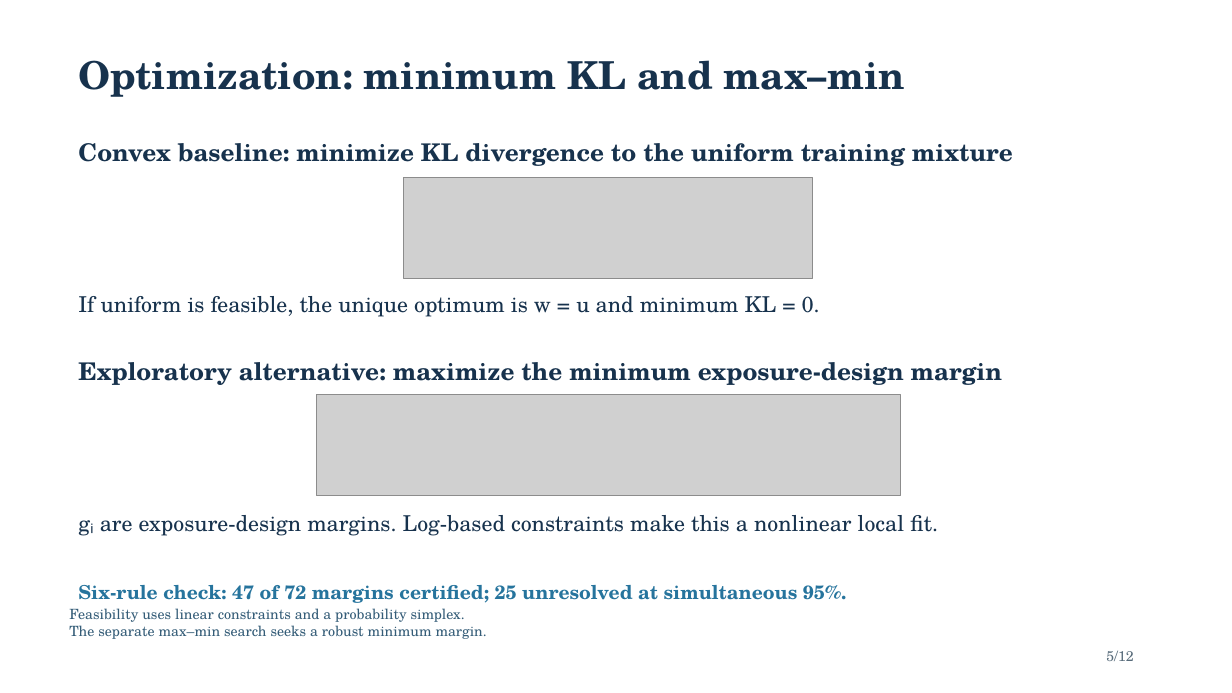
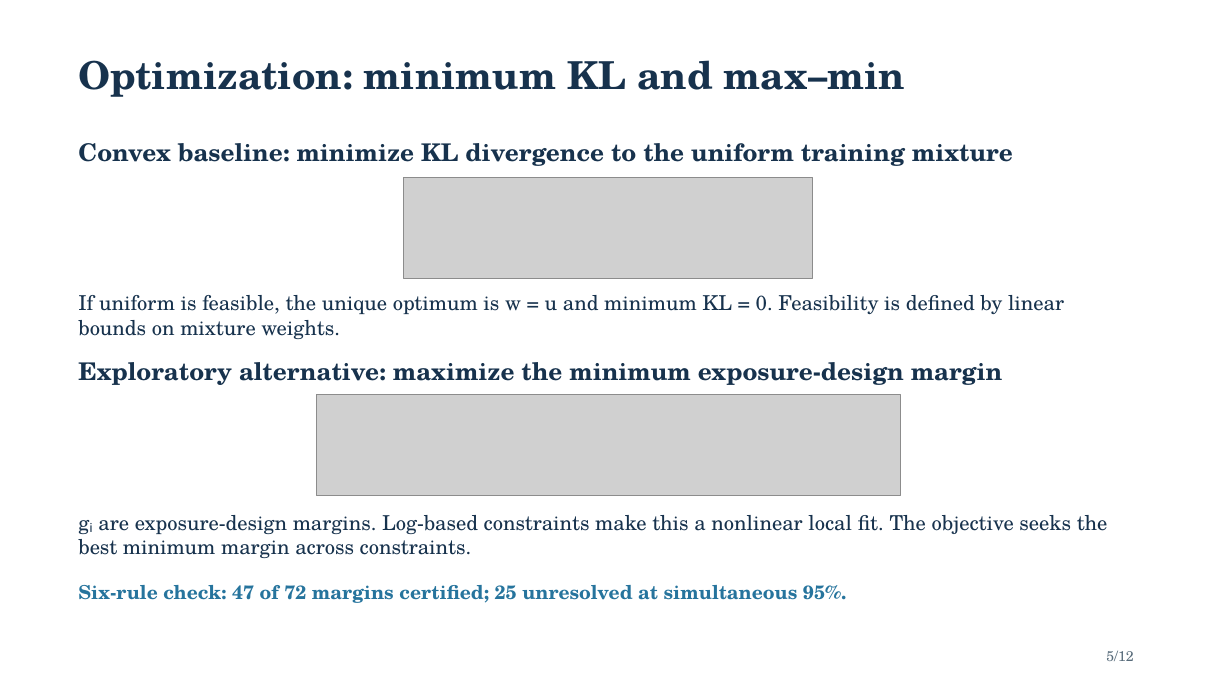
Before and after one commit to Space-Dev0/muadib, a slide deck: slide 5 of presentation/powerpoint/submission-final.pptx. Drawn at 1232x693 pixels with LibreOffice and Linux fonts; fonts in the diff are those of the drawing; grey boxes stand for pictures. Boxes give left, top, right and bottom in pixels: in the first picture for what was removed or moved away, otherwise in the second. Text is boxed around its words. In the diff, an @@ line names an element or a change of style, - is before the commit and + after.

```diff
--- a/presentation/powerpoint/submission-final.pptx
+++ b/presentation/powerpoint/submission-final.pptx
@@ text at [78, 295, 1064, 339]: text changed; size 17 to 16 pt @@
-If uniform is feasible, the unique optimum is w = u and minimum KL = 0.
+If uniform is feasible, the unique optimum is w = u and minimum KL = 0. Feasibility is defined by linear bounds on mixture weights.
@@ text at [78, 515, 1108, 558]: text changed; size 17 to 16 pt @@
-gᵢ are exposure-design margins. Log-based constraints make this a nonlinear local fit.
+gᵢ are exposure-design margins. Log-based constraints make this a nonlinear local fit. The objective seeks the best minimum margin across constraints.
@@ text removed at [69, 608, 487, 639] @@
-Feasibility uses linear constraints and a probability simplex.
-The separate max–min search seeks a robust minimum margin.
```
Also in this commit, not shown: 11 other slides changed, 2 other files.
